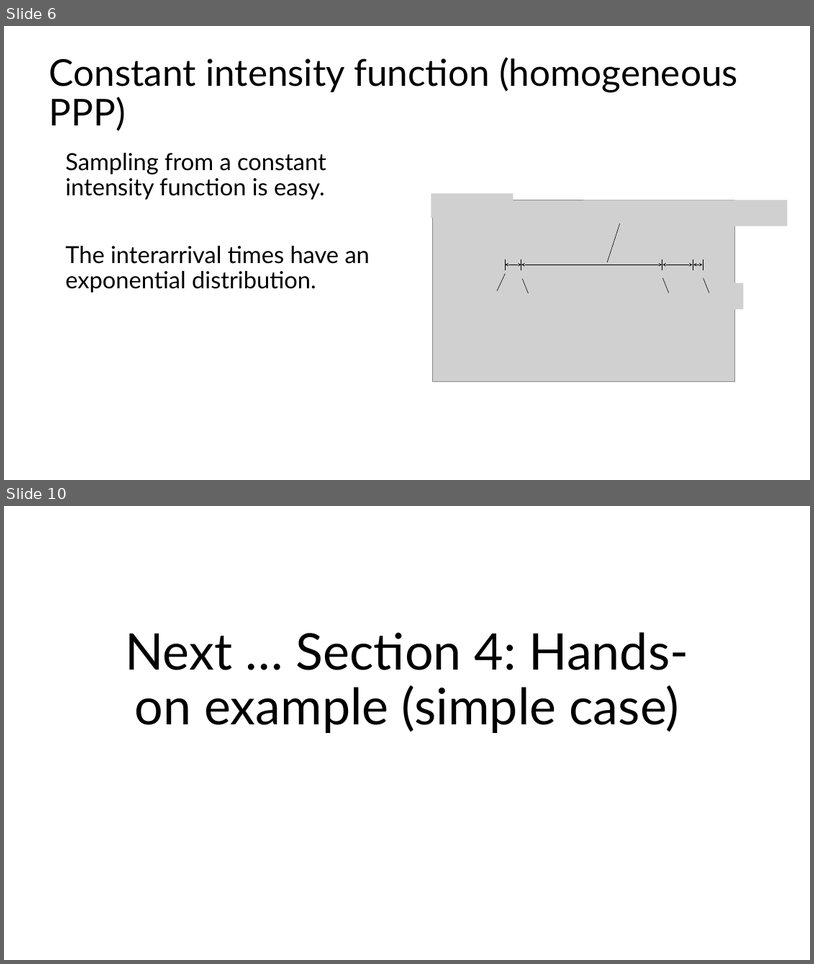
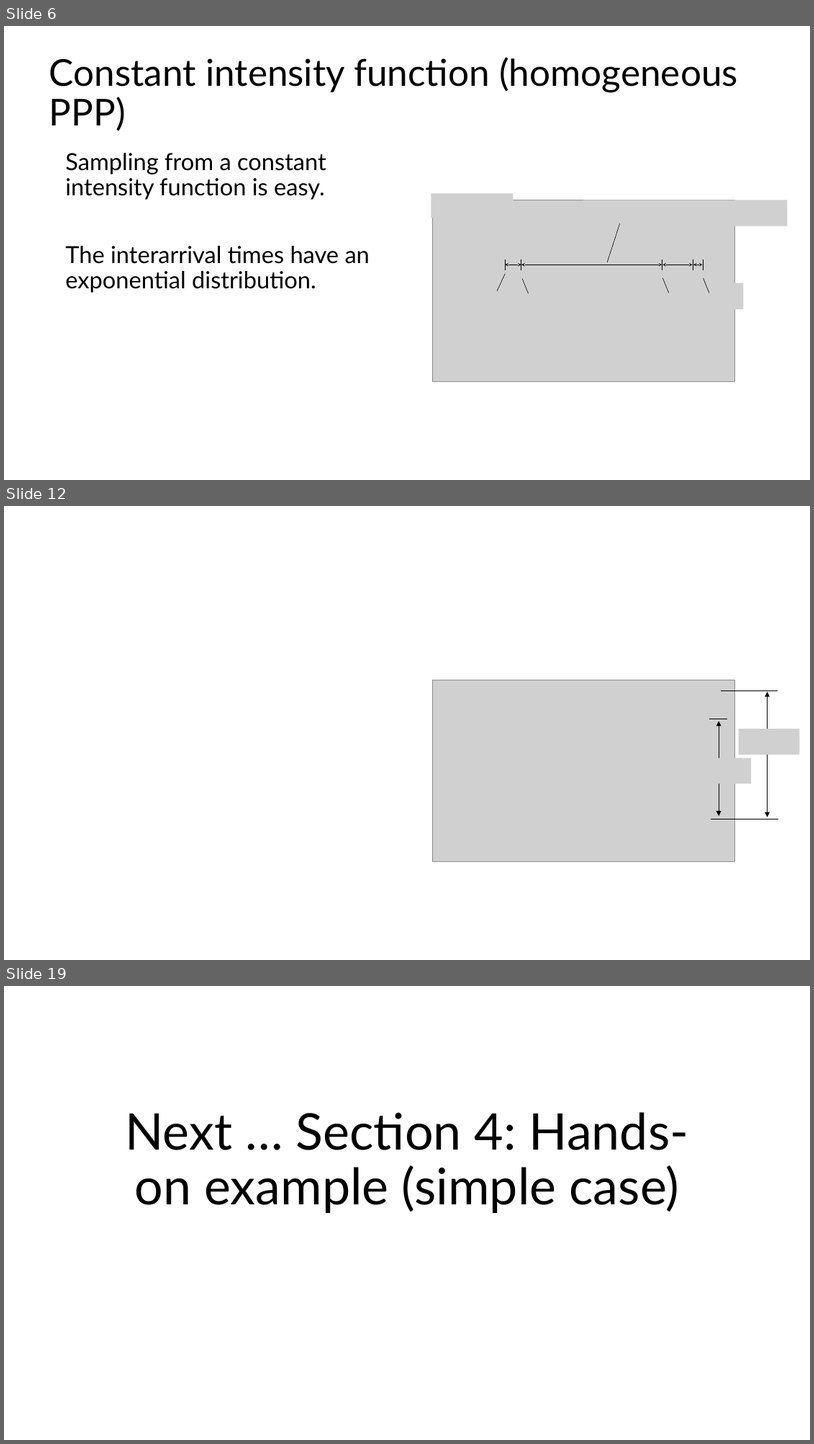
Before and after one commit to ttrikalin/des-R-course, a slide deck: materials/03_Sampling.pptx. Shown one above the other, each under a label of ours: slides 6 and 10 before the commit, slides 6, 12 and 19 after it; the slides between them are not shown. The pictures are 814x964 and 814x1444 pixels, drawn with LibreOffice and Linux fonts; fonts in the diff are those of the drawing; grey boxes stand for pictures. Boxes give left, top, right and bottom in pixels: in the first picture for what was removed or moved away, otherwise in the second. Text is boxed around its words. In the diff, an @@ line names an element or a change of style, - is before the commit and + after.

```diff
--- a/materials/03_Sampling.pptx
+++ b/materials/03_Sampling.pptx
@@ slide 12 added at (4, 506, 810, 960), background #FFFFFF @@
@@ picture added at (432, 680, 735, 862) @@
@@ line added from (721, 690) to (778, 690), #000000 1 pt @@
@@ double arrow added from (768, 692) to (768, 817), #000000 1 pt @@
@@ line added from (710, 719) to (728, 719), #000000 1 pt @@
@@ double arrow added from (719, 721) to (719, 816), #000000 1 pt @@
@@ picture added at (739, 728, 800, 754) @@
@@ picture added at (691, 758, 751, 784) @@
@@ line added from (711, 819) to (779, 819), #000000 1 pt @@
@@ what was slide 10 is now slide 19 @@
```
Also in this commit, not shown: 4 slides changed, 9 other slides added, 1 slide removed, 20 other files.
